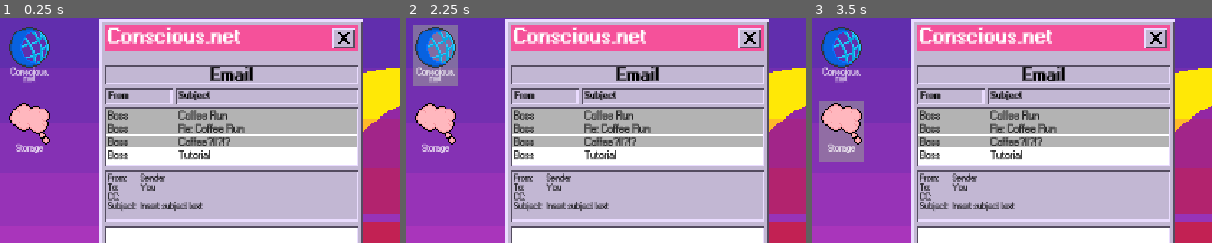
Above: before the commit, frames 1-3 (left to right).
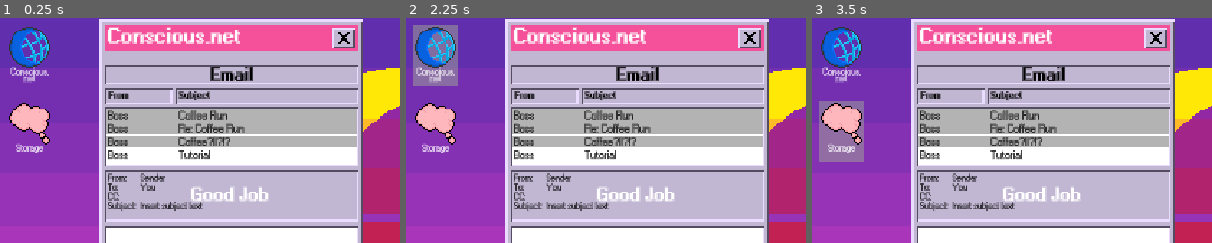
Above: after the commit, the same moments.

Repository: Jusbusy/game-off-2025
Game: Godot game, scene res://game.tscn
The game is run twice, just before and just after one commit, with the same random seed, the same clock (stepped at 60 frames per second) and the same inputs.
Inputs:
- Up to frame 1 (0.25 s): no input
- Up to frame 2 (2.25 s): click "Start" at 0.5 s; click "Start" at 1.25 s; click "Conscious. net" at 2 s
- Up to frame 3 (3.5 s): click "Storage" at 2.75 s
The pictures show only the part of the screen within x 0-50%, y 0-50%; the shares and areas given below are measured in that part.

The runs differ from the first frame. In frame 1, 0.6% of the frame differs, in the area x 47-67%, y 75-82%; in frame 2, 0.6%; in frame 3, 0.6%.

Commit message:
Added Win Lose Label

Diff:
--- a/UI/desktop.tscn
+++ b/UI/desktop.tscn
@@ -1046,7 +1046,7 @@
 theme_override_styles/panel = SubResource("StyleBoxFlat_v0jpo")
 
 [node name="Label" parent="Tutorial/Steps/Step1/Panel18" index="0"]
-text = "Any delt cards are greyed out. They will become available again after all cards have been delt."
+text = "Any dealt cards are greyed out. They will become available again after all cards have been dealt."
 
 [node name="Panel5" parent="Tutorial/Steps/Step1" instance=ExtResource("13_ptghc")]
 layout_mode = 0
@@ -4548,6 +4548,16 @@
 
 [node name="AudioAttack" type="AudioStreamPlayer2D" parent="Tutorial/Steps/Step5/Unit3"]
 stream = SubResource("AudioStreamRandomizer_t0inq")
+
+[node name="WinLoseLabel" type="Label" parent="."]
+layout_mode = 1
+offset_left = 274.0
+offset_top = 244.0
+offset_right = 387.0
+offset_bottom = 269.45834
+theme_override_fonts/font = ExtResource("3_dyita")
+theme_override_font_sizes/font_size = 26
+text = "Good Job"
 
 [editable path="Shortcut"]
 [editable path="Shortcut2"]
